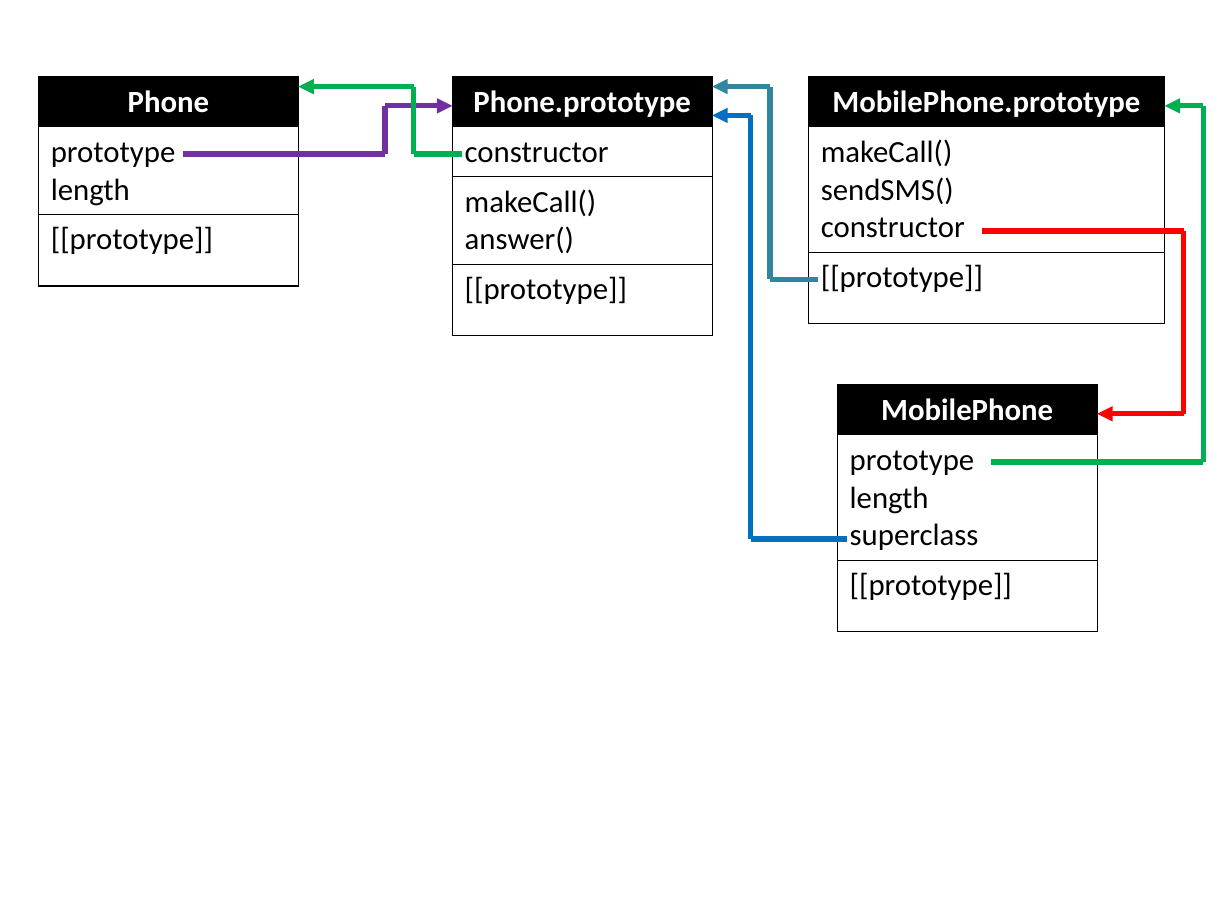
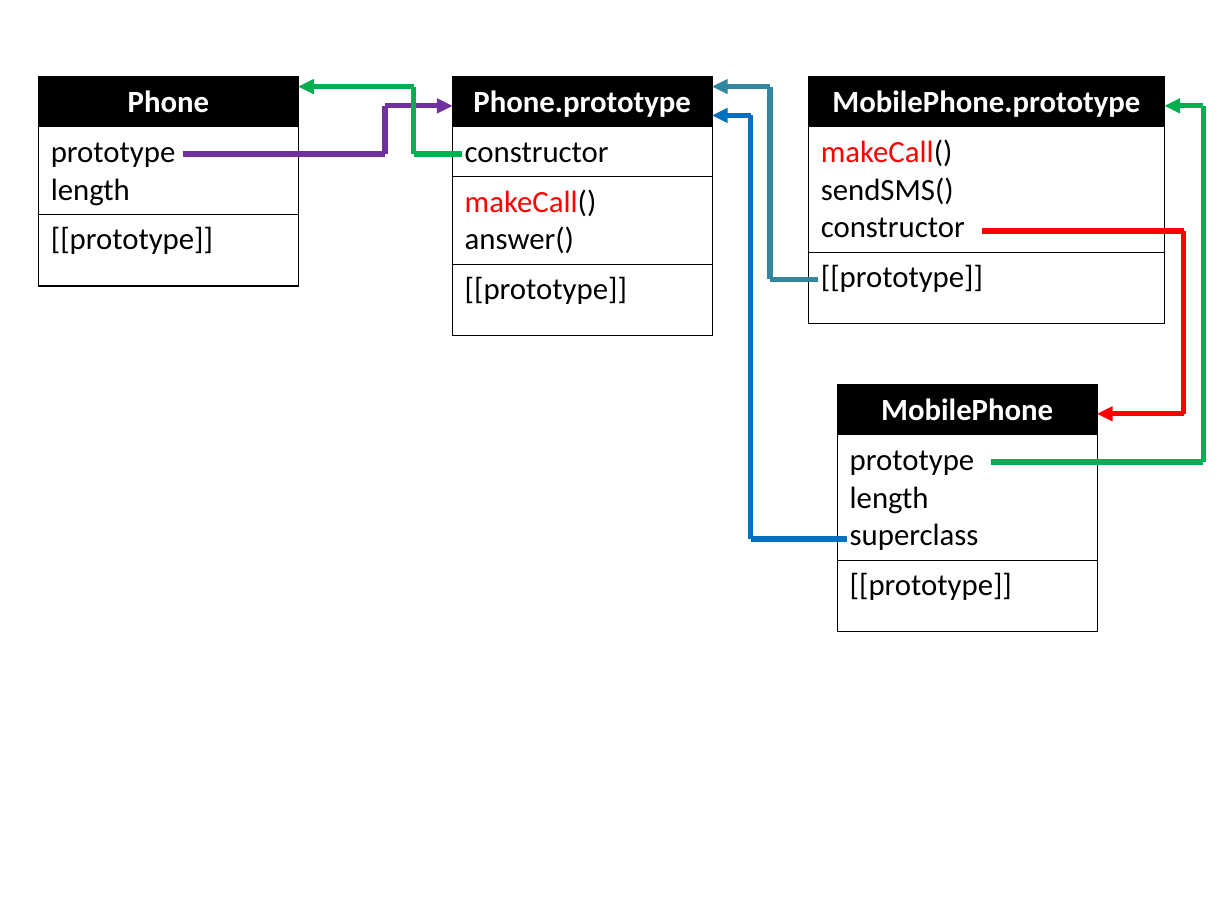
Before and after one commit to dzmitry-varabei/front-end-course, a slide deck: slide 40 of inheritance-in-javascript/Inheritance.pptx. Drawn at 1232x924 pixels with LibreOffice and Linux fonts; fonts in the diff are those of the drawing. Boxes give left, top, right and bottom in pixels: in the first picture for what was removed or moved away, otherwise in the second. Text is boxed around its words. In the diff, an @@ line names an element or a change of style, - is before the commit and + after.

```diff
--- a/inheritance-in-javascript/Inheritance.pptx
+++ b/inheritance-in-javascript/Inheritance.pptx
@@ table at (452, 76, 712, 333) @@
@@ text colour #000000 to #FF0000 in "makeCall()" @@
@@ table at (808, 76, 1164, 320) @@
@@ text colour #000000 to #FF0000 in "makeCall()" @@
```
Also in this commit, not shown: 13 other slides changed.
